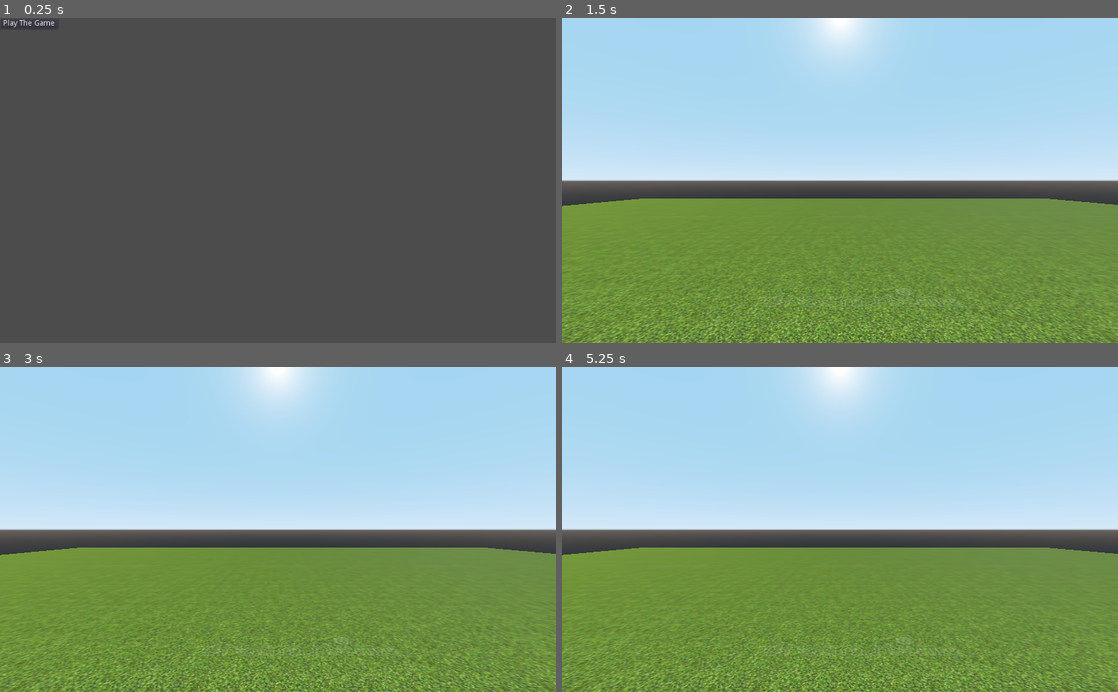
Above: before the commit, frames 1-4 (two rows, left to right).
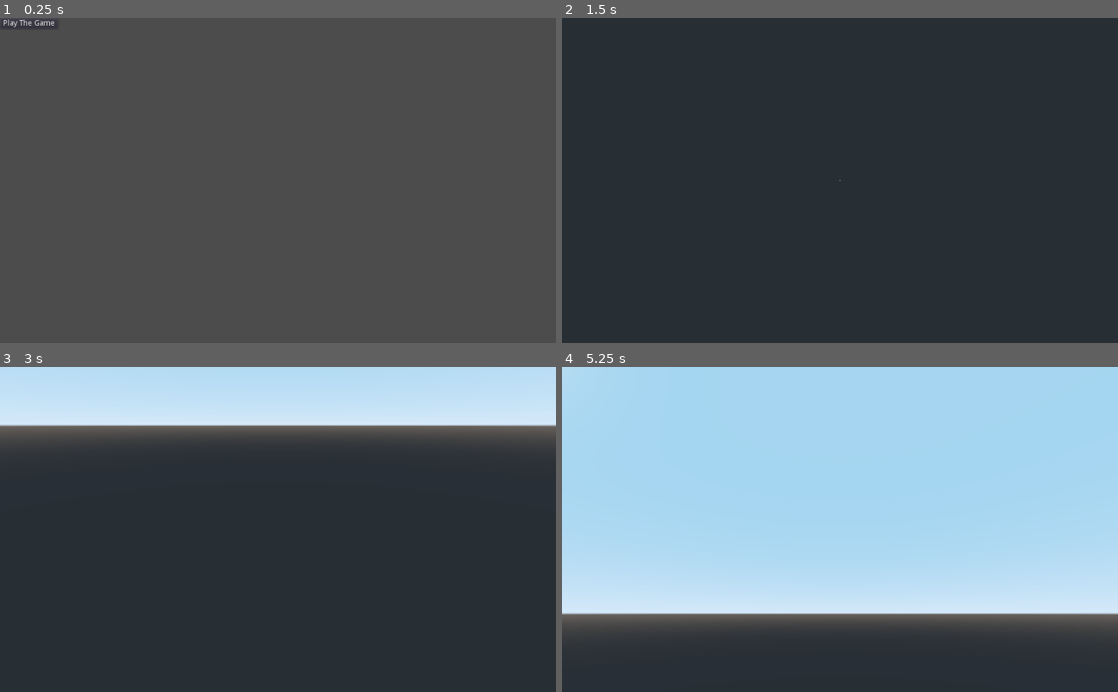
Above: after the commit, the same moments.

Repository: RyanCather/DoomClone2022
Game: Godot game, scene res://Main Menu.tscn
Two runs of this game, one before a commit and one after it. Both use one fixed random seed, a clock stepped at 60 frames per second and the inputs below.
Inputs (mouse positions are in pixels of both pictures, inside the frame that each line leads up to):
- Up to frame 1 (0.25 s): no input
- Up to frame 2 (1.5 s): click "Play The Game" at 0.5 s; tap Enter at 1.25 s; move the mouse to (962, 164) at 1.27 s; hold D (player_right, bound only after the commit) from 1.28 s (still down); hold Space (jump, bound only after the commit) from 1.28 s (still down)
- Up to frame 3 (3 s): move the mouse to (166, 545) at 2.02 s; release D (player_right, bound only after the commit) at 2.03 s; release Space (jump, bound only after the commit) at 2.03 s; hold S (player_backward, bound only after the commit) 2.03-2.78 s; tap Space (jump, bound only after the commit) at 2.1, 2.27, 2.57 s; tap Enter at 2.75 s; move the mouse to (333, 458) at 2.77 s; hold D (player_right, bound only after the commit) from 2.78 s (still down); hold Space (jump, bound only after the commit) from 2.78 s (still down)
- Up to frame 4 (5.25 s): move the mouse to (812, 594) at 3.52 s; release D (player_right, bound only after the commit) at 3.53 s; release Space (jump, bound only after the commit) at 3.53 s; hold W (player_forward, bound only after the commit) 3.53-4.28 s; tap Space (jump, bound only after the commit) at 3.6, 3.77, 4.07, 5.1 s; tap Enter at 4.25 s; move the mouse to (1006, 578) at 4.27 s; hold Space (jump, bound only after the commit) 4.28-5.03 s; hold A (player_left, bound only after the commit) from 4.28 s (still down); move the mouse to (673, 480) at 5.02 s

The runs differ from the first frame. In frame 2, 98% of the frame differs, in the area x 0-100%, y 0-100%; in frame 3, 89%; in frame 4, 59%.

Commit message:
Player movement

Diff:
--- a/Doom.tscn
+++ b/Doom.tscn
@@ -4,30 +4,30 @@
 [ext_resource path="res://Player.tscn" type="PackedScene" id=2]
 
 [sub_resource type="PlaneMesh" id=1]
-size = Vector2( 20, 20 )
+size = Vector2( 200, 200 )
 
 [sub_resource type="SpatialMaterial" id=3]
 albedo_texture = ExtResource( 1 )
-uv1_scale = Vector3( 5, 5, 1 )
+uv1_scale = Vector3( 100, 100, 1 )
 
-[sub_resource type="ConcavePolygonShape" id=2]
-data = PoolVector3Array( 1, 0, 1, -1, 0, 1, 1, 0, -1, -1, 0, 1, -1, 0, -1, 1, 0, -1 )
+[sub_resource type="ConcavePolygonShape" id=4]
+data = PoolVector3Array( 100, 0, 100, -100, 0, 100, 100, 0, -100, -100, 0, 100, -100, 0, -100, 100, 0, -100 )
 
 [node name="Doom" type="Spatial"]
 
+[node name="Player" parent="." instance=ExtResource( 2 )]
+transform = Transform( 1, 0, 0, 0, 0.5, 0, 0, 0, 1, 0, 0.5, 0 )
+
 [node name="Floor" type="MeshInstance" parent="."]
-transform = Transform( 1, 0, 0, 0, 1, 0, 0, 0, 1, -0.00539303, -0.00317454, 0.00250506 )
+transform = Transform( 1, 0, 0, 0, 1, 0, 0, 0, 1, 0.0664701, 0.66261, -0.544743 )
 mesh = SubResource( 1 )
 material/0 = SubResource( 3 )
 
 [node name="StaticBody" type="StaticBody" parent="Floor"]
 
 [node name="CollisionShape" type="CollisionShape" parent="Floor/StaticBody"]
-shape = SubResource( 2 )
+shape = SubResource( 4 )
 
 [node name="DirectionalLight" type="DirectionalLight" parent="."]
 transform = Transform( 0.707107, 0.353553, 0.612373, 0, -0.866026, 0.5, 0.707107, -0.353553, -0.612373, 0, 0, 0 )
 shadow_enabled = true
-
-[node name="Player" parent="." instance=ExtResource( 2 )]
-transform = Transform( 1, 0, 0, 0, 1, 0, 0, 0, 1, -0.219089, 0.14397, 1.74499 )
--- /dev/null
+++ b/Player.gd
@@ -0,0 +1,74 @@
+extends KinematicBody
+
+# Physics
+var movementSpeed = 10.0 		# How fast the player can move.
+var jumpStrength = 5.0 		# How much force used to make player jump
+var gravity = 10.0			# Gravity's strength.
+
+# cam look
+var minCamVerticalAngle = -90.0		# Limit camera view to straight down.
+var maxCamVerticalAngle = 90.0		# Limit camera view to straight up.
+var lookSensitivity = 0.5			# How fast camera moves. 'mouse sensitivity'.
+
+# vectors
+var playerVelocity : Vector3 = Vector3() 	# Players Velocity
+var mouseDelta : Vector2 = Vector2()			# How much the mouse has moved since last frame refresh.
+
+# player components
+onready var camera = get_node("Camera")		# "attach" the camera to access from script.
+
+# Called when the node enters the scene tree for the first time.
+func _ready():
+	pass # Replace with function body.
+
+# called when an input is detected
+func _input (event):
+	# did the mouse move?
+	if event is InputEventMouseMotion:
+		mouseDelta = event.relative
+
+# called every frame
+func _process (delta):
+	# rotate camera along X axis
+	camera.rotation_degrees -= Vector3(rad2deg(mouseDelta.y), 0, 0) * lookSensitivity * delta
+	# clamp the vertical camera rotation
+	camera.rotation_degrees.x = clamp(camera.rotation_degrees.x, minCamVerticalAngle, maxCamVerticalAngle)
+
+	# rotate player along Y axis
+	rotation_degrees -= Vector3(0, rad2deg(mouseDelta.x), 0) * lookSensitivity * delta
+
+	# reset the mouse delta vector
+	mouseDelta = Vector2()
+
+
+# called every physics step
+func _physics_process (delta):
+	# reset the x and z velocity
+	playerVelocity.x = 0
+	playerVelocity.z = 0
+	var input = Vector2()
+	# movement inputs
+	if Input.is_action_pressed("player_forward"):
+		input.y -= 1
+	if Input.is_action_pressed("player_backward"):
+		input.y += 1
+	if Input.is_action_pressed("player_left"):
+		input.x -= 1
+	if Input.is_action_pressed("player_right"):
+		input.x += 1
+	# normalize the input so we can't move faster diagonally
+	input = input.normalized()
+	# get our forward and right directions
+	var forward = global_transform.basis.z
+	var right = global_transform.basis.x
+	# set the velocity
+	playerVelocity.z = (forward * input.y + right * input.x).z * movementSpeed
+	playerVelocity.x = (forward * input.y + right * input.x).x * movementSpeed
+	# apply gravity
+	playerVelocity.y -= gravity * delta
+#	print(playerVelocity.y)
+	# move the player
+	playerVelocity = move_and_slide(playerVelocity, Vector3.UP)
+	# jump if we press the jump button and are standing on the floor
+	if Input.is_action_pressed("jump") and is_on_floor():
+		playerVelocity.y = jumpStrength
--- a/Player.tscn
+++ b/Player.tscn
@@ -1,19 +1,21 @@
-[gd_scene load_steps=3 format=2]
+[gd_scene load_steps=4 format=2]
 
 [ext_resource path="res://default_env.tres" type="Environment" id=1]
+[ext_resource path="res://Player.gd" type="Script" id=2]
 
 [sub_resource type="CapsuleShape" id=1]
 radius = 0.75
 height = 1.75
 
 [node name="Player" type="KinematicBody"]
-transform = Transform( 1, 0, 0, 0, 1, 0, 0, 0, 1, -0.00449443, 0.0109802, 0.00580311 )
+transform = Transform( 0.5, 0, 0, 0, 0.5, 0, 0, 0, 0.5, -0.00449443, 0.0109802, 0.00580311 )
+script = ExtResource( 2 )
 
 [node name="CollisionShape" type="CollisionShape" parent="."]
-transform = Transform( 1, 0, 0, 0, -4.37114e-08, -1, 0, 1, -4.37114e-08, -0.00443268, 0, 0.00242186 )
+transform = Transform( 1, 0, 0, 0, -4.37114e-08, -1, 0, 1, -4.37114e-08, -0.000194788, -0.00398767, 0.00125766 )
 shape = SubResource( 1 )
 
 [node name="Camera" type="Camera" parent="."]
-transform = Transform( 1, 0, 0, 0, 1, 0, 0, 0, 1, 0, 0.75, 0 )
+transform = Transform( 1, 0, 0, 0, 1, 0, 0, 0, 1, 0, 0.606594, 0 )
 environment = ExtResource( 1 )
 current = true
--- a/project.godot
+++ b/project.godot
@@ -14,10 +14,44 @@
 run/main_scene="res://Main Menu.tscn"
 config/icon="res://icon.png"
 
+[input]
+
+player_forward={
+"deadzone": 0.5,
+"events": [ Object(InputEventKey,"resource_local_to_scene":false,"resource_name":"","device":0,"alt":false,"shift":false,"control":false,"meta":false,"command":false,"pressed":false,"scancode":0,"physical_scancode":87,"unicode":0,"echo":false,"script":null)
+ ]
+}
+player_backward={
+"deadzone": 0.5,
+"events": [ Object(InputEventKey,"resource_local_to_scene":false,"resource_name":"","device":0,"alt":false,"shift":false,"control":false,"meta":false,"command":false,"pressed":false,"scancode":0,"physical_scancode":83,"unicode":0,"echo":false,"script":null)
+ ]
+}
+player_left={
+"deadzone": 0.5,
+"events": [ Object(InputEventKey,"resource_local_to_scene":false,"resource_name":"","device":0,"alt":false,"shift":false,"control":false,"meta":false,"command":false,"pressed":false,"scancode":0,"physical_scancode":65,"unicode":0,"echo":false,"script":null)
+ ]
+}
+player_right={
+"deadzone": 0.5,
+"events": [ Object(InputEventKey,"resource_local_to_scene":false,"resource_name":"","device":0,"alt":false,"shift":false,"control":false,"meta":false,"command":false,"pressed":false,"scancode":0,"physical_scancode":68,"unicode":0,"echo":false,"script":null)
+ ]
+}
+jump={
+"deadzone": 0.5,
+"events": [ Object(InputEventKey,"resource_local_to_scene":false,"resource_name":"","device":0,"alt":false,"shift":false,"control":false,"meta":false,"command":false,"pressed":false,"scancode":32,"physical_scancode":0,"unicode":0,"echo":false,"script":null)
+ ]
+}
+shoot={
+"deadzone": 0.5,
+"events": [ Object(InputEventMouseButton,"resource_local_to_scene":false,"resource_name":"","device":0,"alt":false,"shift":false,"control":false,"meta":false,"command":false,"button_mask":0,"position":Vector2( 0, 0 ),"global_position":Vector2( 0, 0 ),"factor":1.0,"button_index":1,"pressed":false,"doubleclick":false,"script":null)
+ ]
+}
+
 [physics]
 
 common/enable_pause_aware_picking=true
 
 [rendering]
 
+environment/default_clear_color=Color( 0.301961, 0.301961, 0.301961, 1 )
 environment/default_environment="res://default_env.tres"
